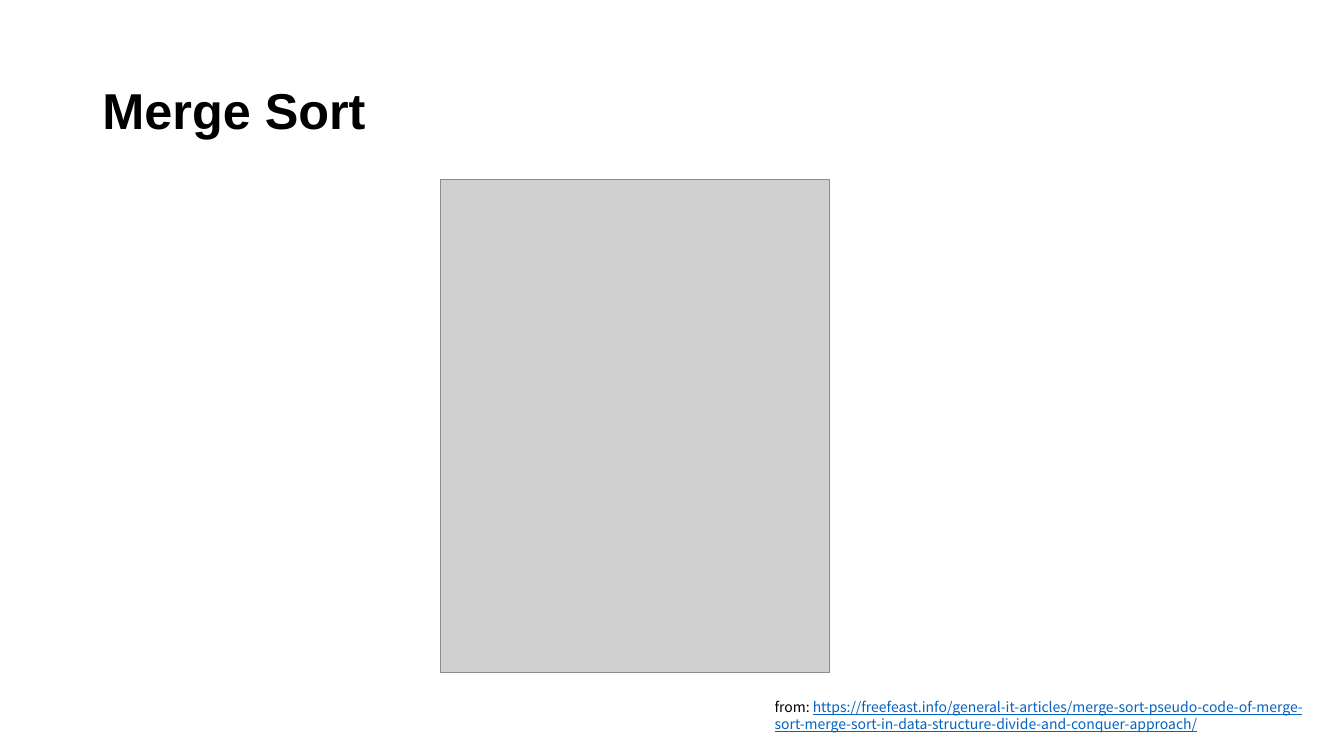
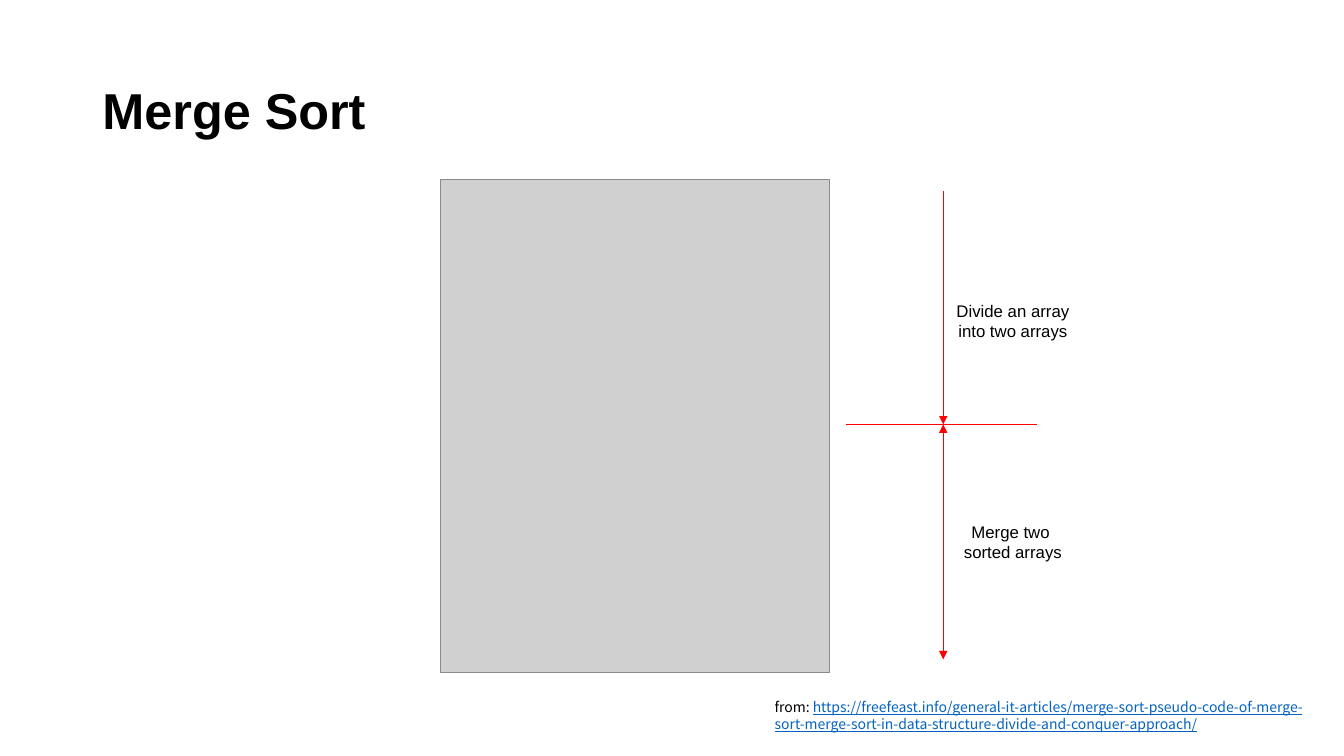
Before and after one commit to mlailab-skku/mlailab-skku.github.io, a slide deck: slide 9 of files/insertion_and_merge_sort.pptm. Drawn at 1344x756 pixels with LibreOffice and Linux fonts; fonts in the diff are those of the drawing; grey boxes stand for pictures. Boxes give left, top, right and bottom in pixels: in the first picture for what was removed or moved away, otherwise in the second. Text is boxed around its words. In the diff, an @@ line names an element or a change of style, - is before the commit and + after.

```diff
--- a/files/insertion_and_merge_sort.pptm
+++ b/files/insertion_and_merge_sort.pptm
@@ arrow added from (944, 192) to (944, 424), #FF0000 0.5 pt @@
@@ text added at (x1=956, y1=305, x2=1069, y2=341), 12 pt, text #000000 @@
+Divide an array into two arrays
@@ line added from (846, 424) to (1036, 424), #FF0000 0.5 pt @@
@@ double arrow added from (944, 424) to (944, 659), #FF0000 0.5 pt @@
@@ text added at (x1=964, y1=526, x2=1062, y2=562), 12 pt, text #000000 @@
+Merge two
+sorted arrays
```
Also in this commit, not shown: 5 other slides changed, 10 slides added, 4 other files.
